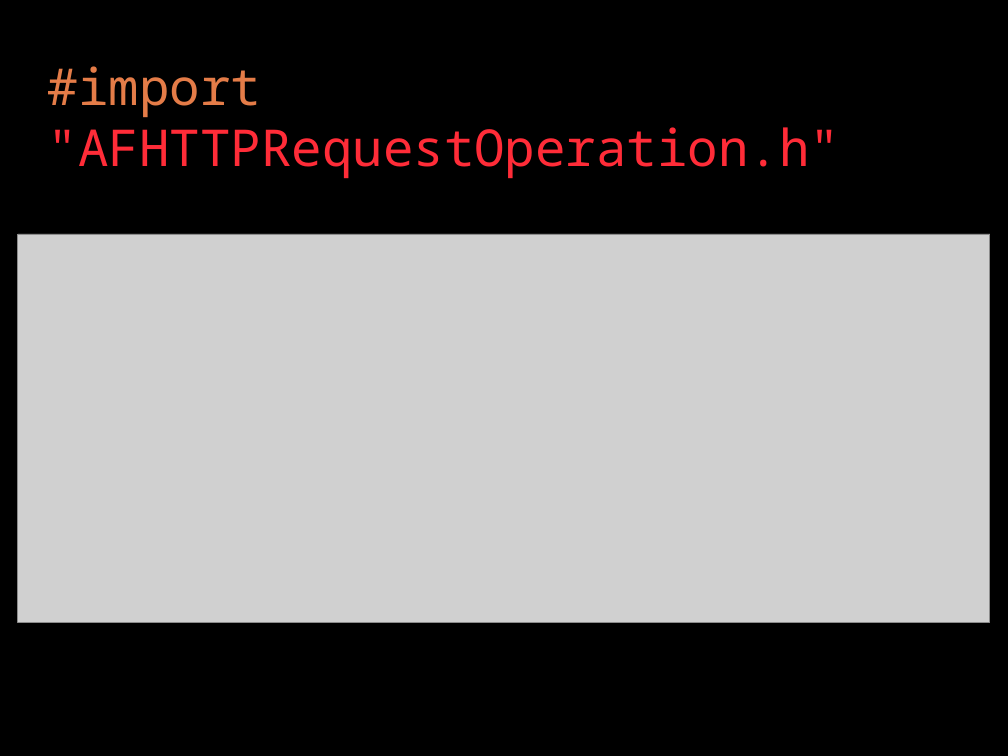
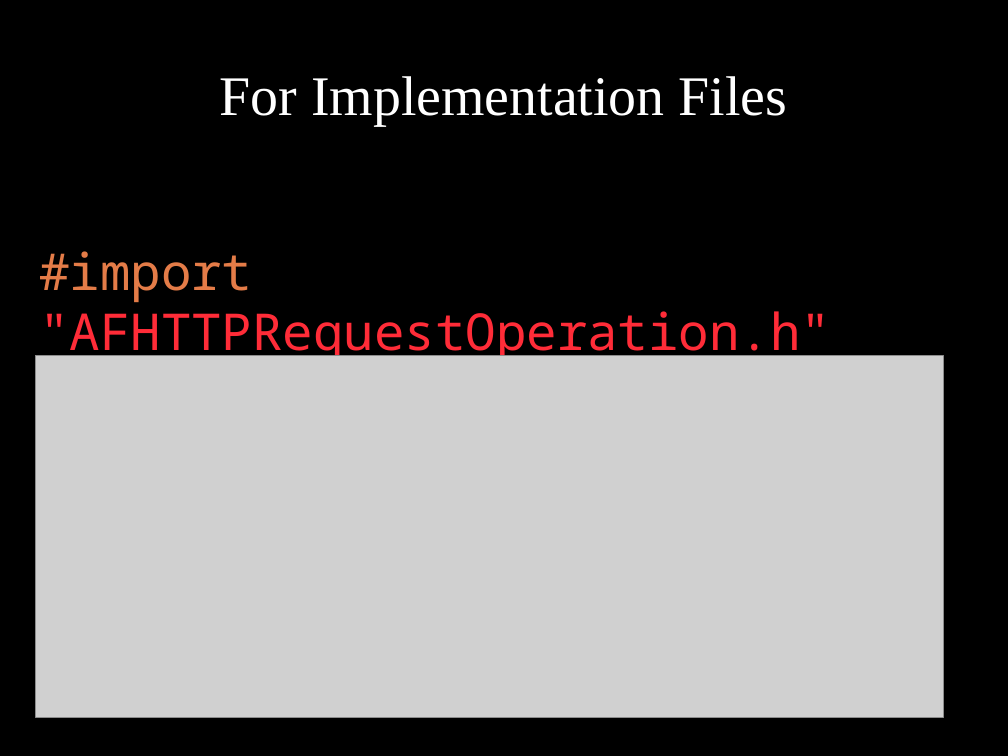
Before and after one commit to dodikk/StaticLib-Slides, a slide deck: slide 38 of Libraries-GoingNative.odp. Drawn at 1008x756 pixels with LibreOffice and Linux fonts; fonts in the diff are those of the drawing; grey boxes stand for pictures. Boxes give left, top, right and bottom in pixels: in the first picture for what was removed or moved away, otherwise in the second. Text is boxed around its words. In the diff, an @@ line names an element or a change of style, - is before the commit and + after.

```diff
--- a/Libraries-GoingNative.odp
+++ b/Libraries-GoingNative.odp
@@ title added at (x1=220, y1=76, x2=787, y2=126), 44 pt, text #FFFFFF @@
+For Implementation Files
@@ text "#import "AFHTTPRequestOperation.h"" moved from (x1=48, y1=66, x2=840, y2=179) to (x1=39, y1=251, x2=831, y2=364) @@
@@ picture resized from (x1=18, y1=234, x2=991, y2=623) to (x1=36, y1=356, x2=943, y2=718) @@
```
Also in this commit, not shown: 2 other slides changed, 5 slides added, 2 other files.
